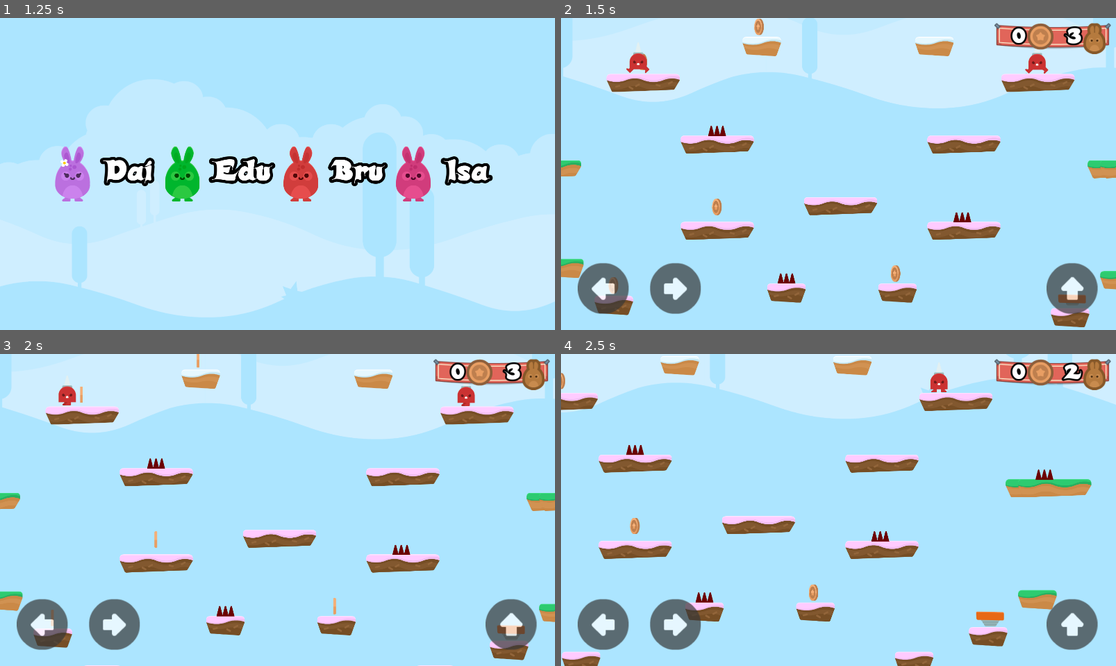
Above: before the commit, frames 1-4 (two rows, left to right).
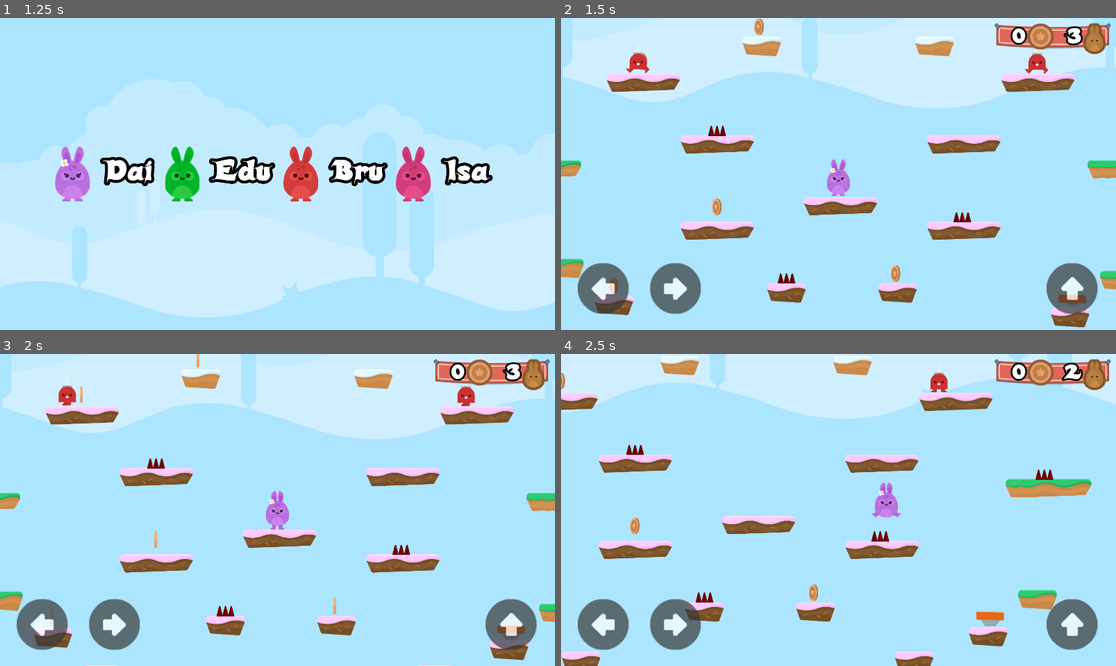
Above: after the commit, the same moments.

Repository: alexandrepeluchi/godot-udemy
Game: Godot game, scene res://Levels/Menu.tscn
The game is run twice, just before and just after one commit, with the same random seed, the same clock (stepped at 60 frames per second) and the same inputs.
Inputs (mouse positions are in pixels of both pictures, inside the frame that each line leads up to):
- Up to frame 1 (1.25 s): click (277, 248) at 0.5 s
- Up to frame 2 (1.5 s): click (633, 174) at 1.25 s
- Up to frame 3 (2 s): no input
- Up to frame 4 (2.5 s): hold D (right) from 2.03 s (still down); tap W (jump) at 2.27 s

Frame 1 is identical in both runs. In frame 2, 0.3% of the frame differs, in the area x 47-53%, y 45-58%; in frame 3, 0.4%, in the area x 47-53%, y 43-57%; in frame 4, 0.4%.

Commit message:
Ao carregar scene pega a animação do personagem selecionado

Diff:
--- a/Hoppy Days/Player/Player.gd
+++ b/Hoppy Days/Player/Player.gd
@@ -10,6 +10,11 @@
 const BOOST_MULTIPLIER = 1.5
 
 signal animate
+
+func _ready():
+	add_child(load("res://Player/PlayerAnimation%d.tscn" % Global.character).instance())
+	var animationPlayer = get_node("PlayerAnimation")
+	self.connect("animate", animationPlayer, "_on_Player_animate")
 
 func _physics_process(delta):
 	apply_gravity()
